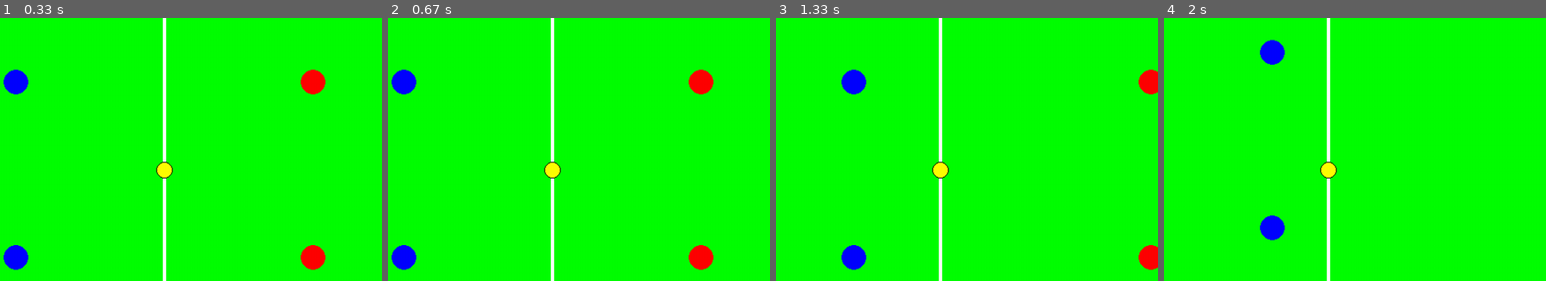
Above: before the commit, frames 1-4 (left to right).
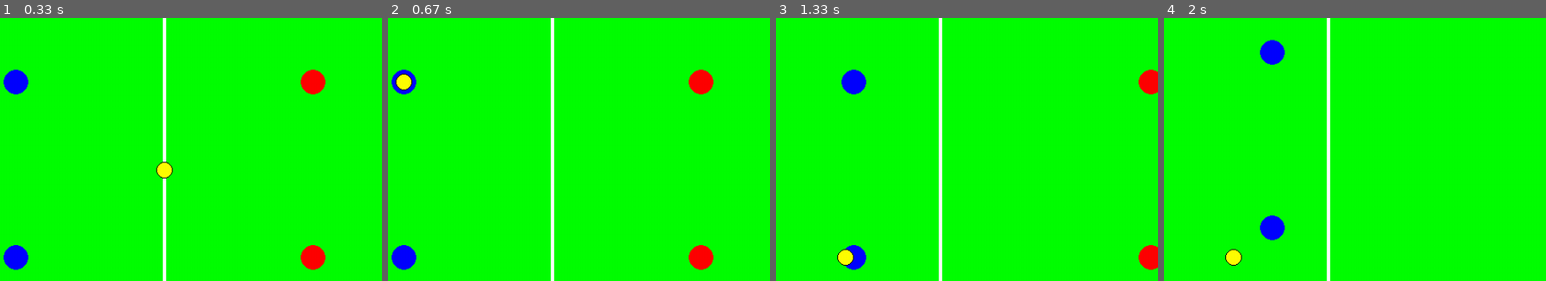
Above: after the commit, the same moments.

Repository: RL-RedLeaf/DiscUI
Game: pygame game, started from main.py
Two runs of this game, one before a commit and one after it. Both use one fixed random seed, a clock stepped at 60 frames per second and the inputs below.
Inputs:
- Up to frame 1 (0.33 s): no input
- Up to frame 2 (0.67 s): tap Space at 0.33 s
- Up to frame 3 (1.33 s): hold Q 0.67-1.13 s; hold D 0.67-1.13 s; tap Space at 0.73, 1.03, 1.23 s; hold D from 1.17 s (still down)
- Up to frame 4 (2 s): tap Space at 1.53, 1.73 s; release D at 1.63 s; hold W 1.67-1.97 s
The pictures show only the part of the screen within x 26-76%, y 21-71%; the shares and areas given below are measured in that part.

Frame 1 is identical in both runs. In frame 2, 0.5% of the frame differs, in the area x 1-46%, y 21-62%; in frame 3, 0.5%; in frame 4, 0.5%.

Commit message:
增加内置Agent
增加了两个内置agent
-ControlledPlayerAgent
-NoTeamAgent

Diff:
--- a/DiscUI.py
+++ b/DiscUI.py
@@ -308,11 +308,12 @@
         if type(event) == DiscThrownEvent:  #投掷飞盘.jpg
             if self.state == 2 and self.holder == event.sender:
                 if self._check_movement(event.power):
+                    self.state = 1
                     self.velocity[0] += event.power[0]
                     self.velocity[1] += event.power[1]
                     self.velocity[2] += event.power[2]
 
-        if type(event) == DiscCaughtEvent:  #投掷飞盘.jpg
+        if type(event) == DiscCaughtEvent:  #抓取飞盘.jpg
             if self.state != 2:
                 if self._check_catch(event):
                     self.state = 3
@@ -352,16 +353,17 @@
         if self.state == 3:  #处理飞盘抢夺。我选择直接随机（
             self.holder = self.sub_holder[random.randrange(0,len(self.sub_holder))]
             self.state = 2
+            print(f"飞盘被抢：{self.holder}")
             self.pos = self.holder.pos
 
         """这里要补一个处理抢夺飞盘的逻辑, 但是空白太小写不下, 留待后人来写awa"""
 
         self.event_bus.publish(DiscStateEvent(self, self))
 
-    def _check_movement(power): #检测投掷飞盘合理性
+    def _check_movement(self,power): #检测投掷飞盘合理性
         return True
 
-    def _check_catch(event):
+    def _check_catch(self,event):
         return True
 
 
@@ -460,15 +462,12 @@
     def act(self):
         if 'move' in self.action:
             self.player.pos = self.action['move']
-        elif 'catch' in self.action:
+        if 'catch' in self.action:
             self.player.fetch(self.disc)
-        elif 'throw' in self.action:
+        if 'throw' in self.action:
             self.player.throw(self.disc,self.action['throw'])
-        elif 'memory_update' in self.action:
+        if 'memory_update' in self.action:
             self.memory = self.action['memory_update']
-        else:
-            print(self.player," do nothing")
-            return 0
         pass
 
 class TeamAgentBase:
@@ -493,25 +492,35 @@
 '''主程序接口'''
 
 
-class PlayerAgent(PlayerAgentBase):
+class ControlledPlayerAgent(PlayerAgentBase):
     def __init__(self):
         super().__init__()
     def agent_func(self):
+        action = {}
         keys = pygame.key.get_pressed()
         dt = 1/60
+        SPEED = 30
         tgt_pos = [self.player.pos[0], self.player.pos[1]]
         if keys[pygame.K_w]:
-            tgt_pos[1] -= 30 * dt
+            tgt_pos[1] -= SPEED * dt
         if keys[pygame.K_s]:
-            tgt_pos[1] += 30 * dt
+            tgt_pos[1] += SPEED * dt
         if keys[pygame.K_a]:
-            tgt_pos[0] -= 30 * dt
+            tgt_pos[0] -= SPEED * dt
         if keys[pygame.K_d]:
-            tgt_pos[0] += 30 * dt
-        return {"move": tgt_pos}
+            tgt_pos[0] += SPEED * dt
+        action['move'] = tgt_pos
+        if keys[pygame.K_q] and self.disc.holder == self.player:
+            action['throw'] = [random.randint(-75,75),random.randint(-75,75),random.randint(10,20)]
+            print("throw",action['throw'])
+        elif keys[pygame.K_SPACE]:
+            action['catch'] = True
+            print("catch")
+
+        return action
     pass
 
-class TeamAgent(TeamAgentBase):
+class NoTeamAgent(TeamAgentBase):
     def __init__(self):
         super().__init__()
 
@@ -520,14 +529,14 @@
 
 
 
-def game(player_num,team_agent_list=None,player_agent_list=None,testmode=False):
+def game(player_num,team_agent_list,player_agent_list):
     pygame.init()                                   #初始化pygame
     screen = pygame.display.set_mode((980,640))
     clock = pygame.time.Clock()
 
-    if testmode:
-        player_agent_list=[[PlayerAgent() for i in range(player_num)],[PlayerAgent() for i in range(player_num)]]
-        team_agent_list=[TeamAgent(),TeamAgent()]
+    # if testmode:
+    #     player_agent_list=[[PlayerAgent() for i in range(player_num)],[PlayerAgent() for i in range(player_num)]]
+    #     team_agent_list=[TeamAgent(),TeamAgent()]
 
     Game=DiscGame(                                  #创建游戏
         screen,clock,
--- a/main.py
+++ b/main.py
@@ -1,5 +1,9 @@
 import DiscUI
+from DiscUI import ControlledPlayerAgent,NoTeamAgent
 
+player_num=2
 
+player_agent_list=[[ControlledPlayerAgent() for i in range(player_num)],[ControlledPlayerAgent() for i in range(player_num)]]
+team_agent_list=[NoTeamAgent(),NoTeamAgent()]
 
-DiscUI.game(2,testmode=True)
+DiscUI.game(player_num=player_num,team_agent_list=team_agent_list,player_agent_list=player_agent_list)
